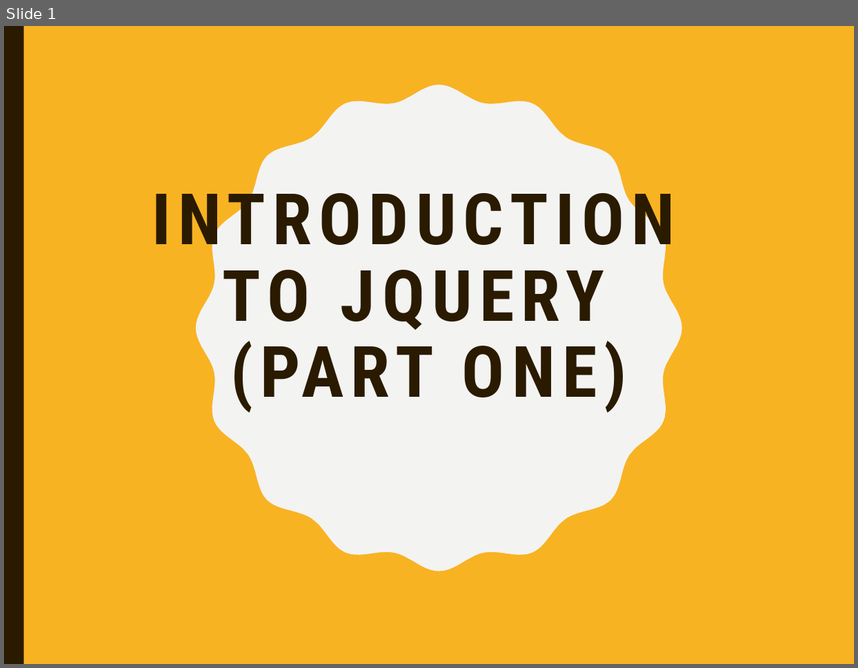
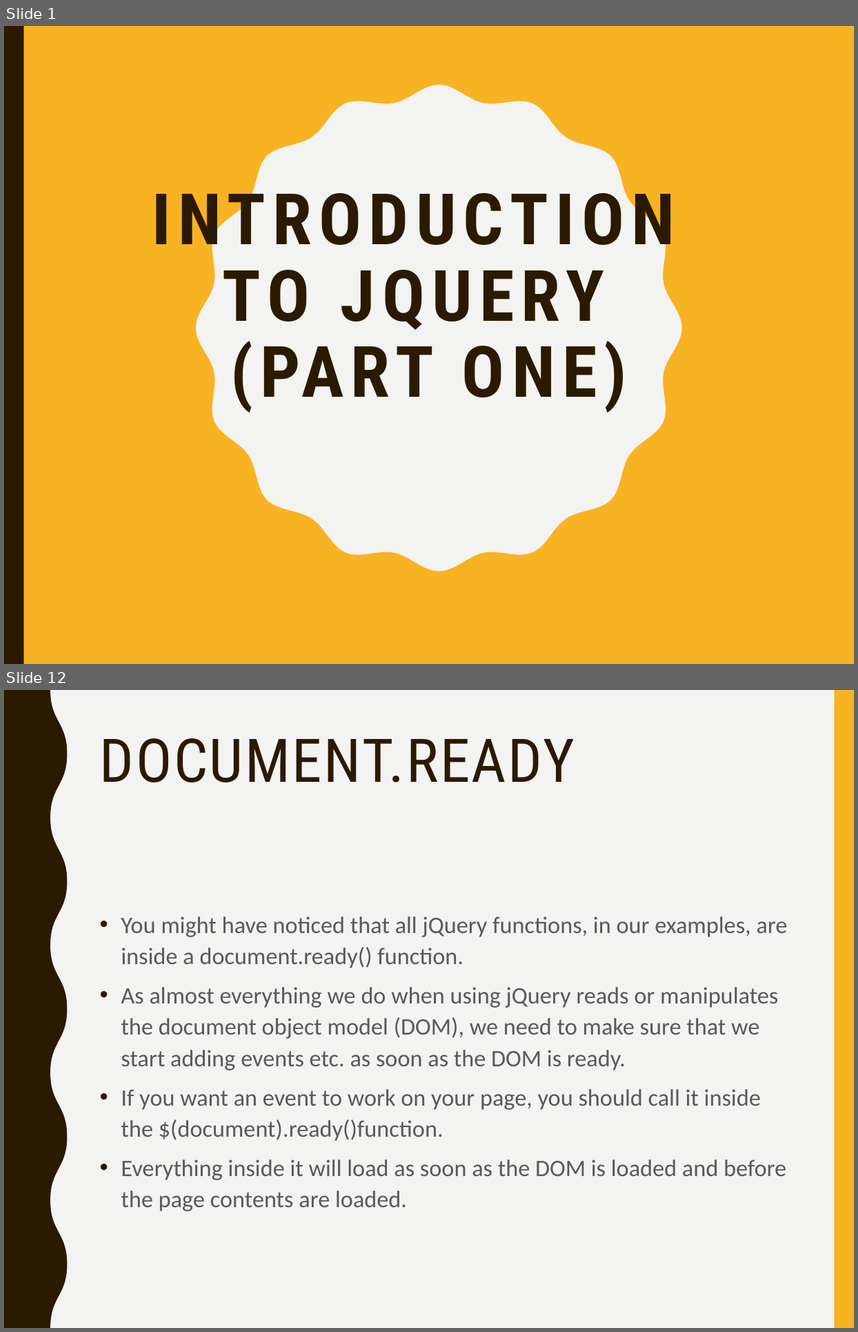
Before and after one commit to mlyngweb1/Website-Development-2-src, a slide deck: topic-05-jQuery-1/talk-1/talk-1.pptx. Shown one above the other, each under a label of ours: slide 1 before the commit, slides 1 and 12 after it; the slides between them are not shown. The pictures are 858x668 and 858x1332 pixels, drawn with LibreOffice and Linux fonts; fonts in the diff are those of the drawing. Boxes give left, top, right and bottom in pixels: in the first picture for what was removed or moved away, otherwise in the second. Text is boxed around its words. In the diff, an @@ line names an element or a change of style, - is before the commit and + after.

```diff
--- a/topic-05-jQuery-1/talk-1/talk-1.pptx
+++ b/topic-05-jQuery-1/talk-1/talk-1.pptx
@@ slide 12 added at (4, 690, 854, 1328), background #F3F3F2 @@
@@ freeform shape added at (4, 690, 67, 1328), fill #2A1A00 @@
@@ rectangle added at (835, 690, 854, 1328), fill #F8B323 @@
@@ title added at (100, 738, 575, 782), 51 pt, text #2A1A00 @@
+DOCUMENT.READY
@@ text added at (121, 916, 787, 1211), 20 pt, text #595959 @@
+• You might have noticed that all jQuery functions, in our examples, are inside a document.ready() function.
+• As almost everything we do when using jQuery reads or manipulates the document object model (DOM), we need to make sure that we start adding events etc. as soon as the DOM is ready.
+• If you want an event to work on your page, you should call it inside the $(document).ready()function.
+• Everything inside it will load as soon as the DOM is loaded and before the page contents are loaded.
```
Also in this commit, not shown: 37 other slides added, 6 other files.
